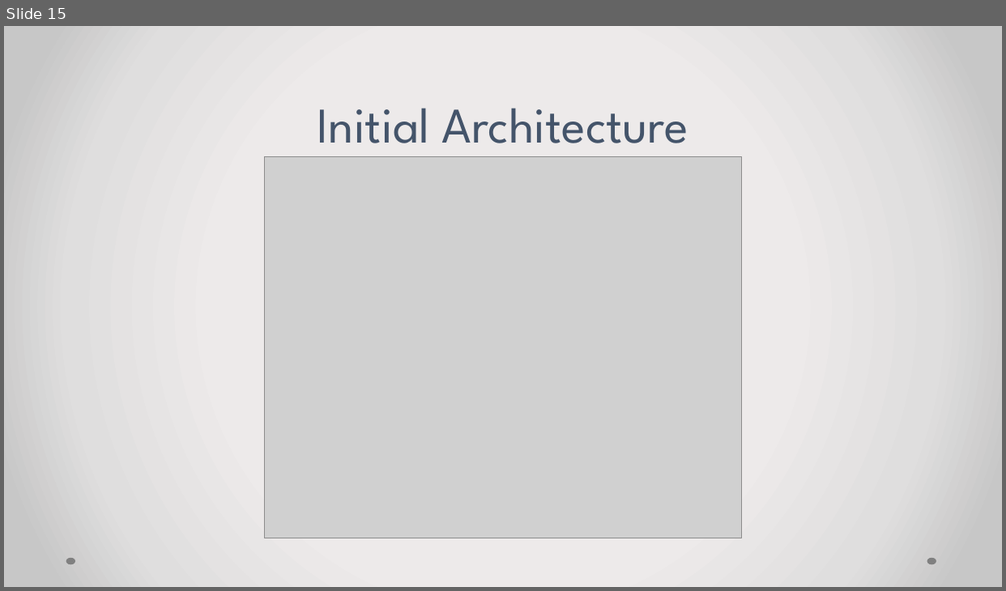
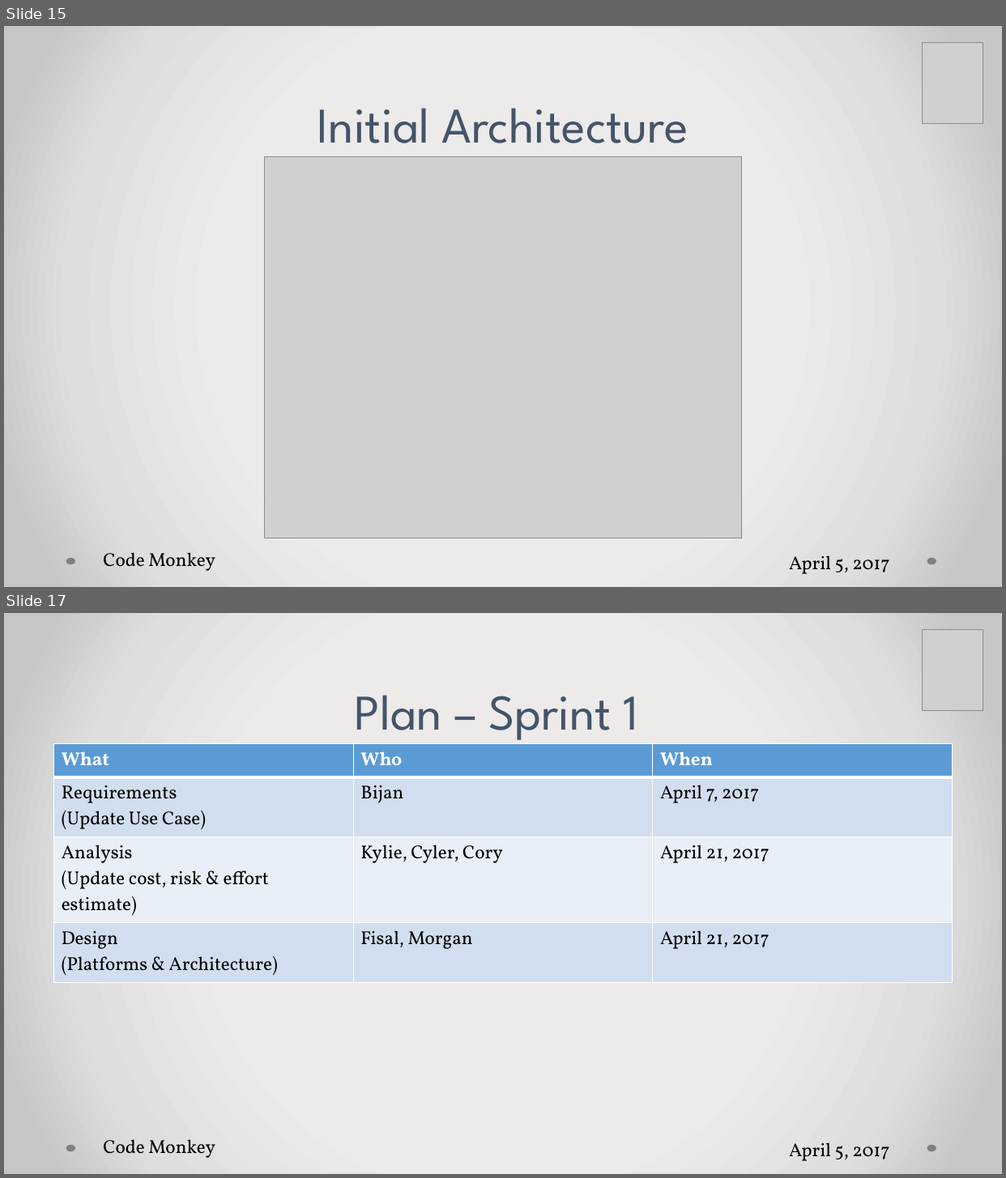
Before and after one commit to falsabhan/D.Eco, a slide deck: Presentation1.pptx. Shown one above the other, each under a label of ours: slide 15 before the commit, slides 15 and 17 after it; the slides between them are not shown. The pictures are 1006x591 and 1006x1178 pixels, drawn with LibreOffice and Linux fonts; fonts in the diff are those of the drawing; grey boxes stand for pictures. Boxes give left, top, right and bottom in pixels: in the first picture for what was removed or moved away, otherwise in the second. Text is boxed around its words. In the diff, an @@ line names an element or a change of style, - is before the commit and + after.

Commit message:
Kylie push presentation

```diff
--- a/Presentation1.pptx
+++ b/Presentation1.pptx
@@ slide 17 added at box(4, 613, 1002, 1174), background gradient #EDEBEB to #E0DEDE to #C9C7C7; not listed: 2 template elements that a slide beside it also shows @@
@@ picture added at box(923, 630, 983, 711) @@
@@ title added at box(355, 695, 639, 745), 48 pt, text #44546A @@
+Plan – Sprint 1
@@ table added at box(54, 744, 953, 979), 4 rows, 3 columns @@
+What | Who | When
+Requirements / (Update Use Case) | Bijan | April 7, 2017
+Analysis / (Update cost, risk & effort estimate) | Kylie, Cyler, Cory | April 21, 2017
+Design / (Platforms & Architecture) | Fisal, Morgan | April 21, 2017
@@ text added at box(103, 1139, 215, 1158), 18 pt, text #000000 @@
+Code Monkey
@@ text added at box(789, 1143, 889, 1161), 18 pt, text #000000 @@
+April 5, 2017
@@ slide 15 changed as well @@
@@ picture added at box(923, 43, 983, 124) @@
@@ text added at box(103, 552, 215, 571), 18 pt, text #000000 @@
+Code Monkey
@@ text added at box(789, 556, 889, 574), 18 pt, text #000000 @@
+April 5, 2017
```
Also in this commit, not shown: 13 other slides changed, 1 other slide added.
